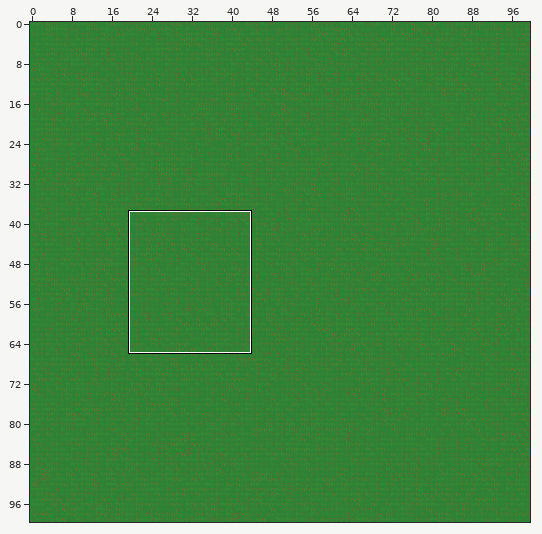
A Tiled map gets an edit: data/map.tmx. The picture above shows the old version from afar; the outline marks the close-up.
Close-up. Earlier state:
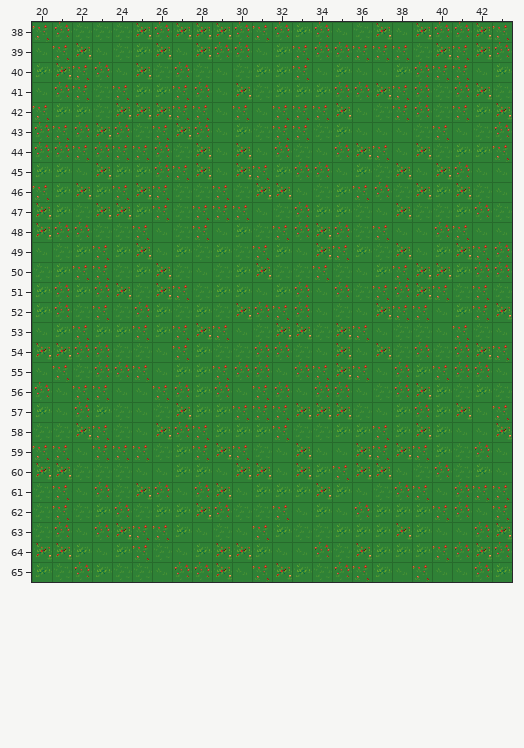
Cells are 32x32 px. Shown: x 20..43, y 38..65. The commit also changed other parts of the map, which this record leaves out.
Now the later version:
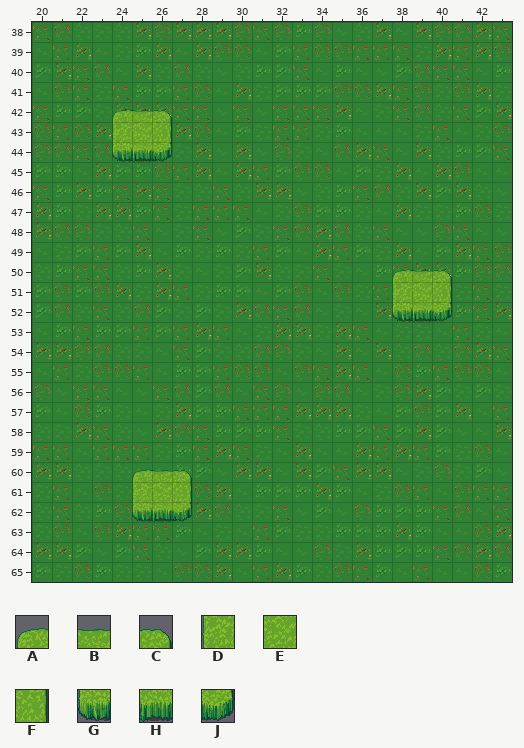
Key: from "ground": A 268, B 269, C 270, D 300, E 301, F 302, G 332, H 333, J 334.
_ is an empty cell.
Tiles of an added or newly shown layer are drawn over the layers below it.
The exact change:
Changed rows in their new state; . is an unchanged cell.
Layer "decoration" (added):
first column x 24:
42 ABC
43 DEF
44 GHJ
first column x 38:
50 ABC
51 DEF
52 GHJ
first column x 25:
60 ABC
61 DEF
62 GHJ
